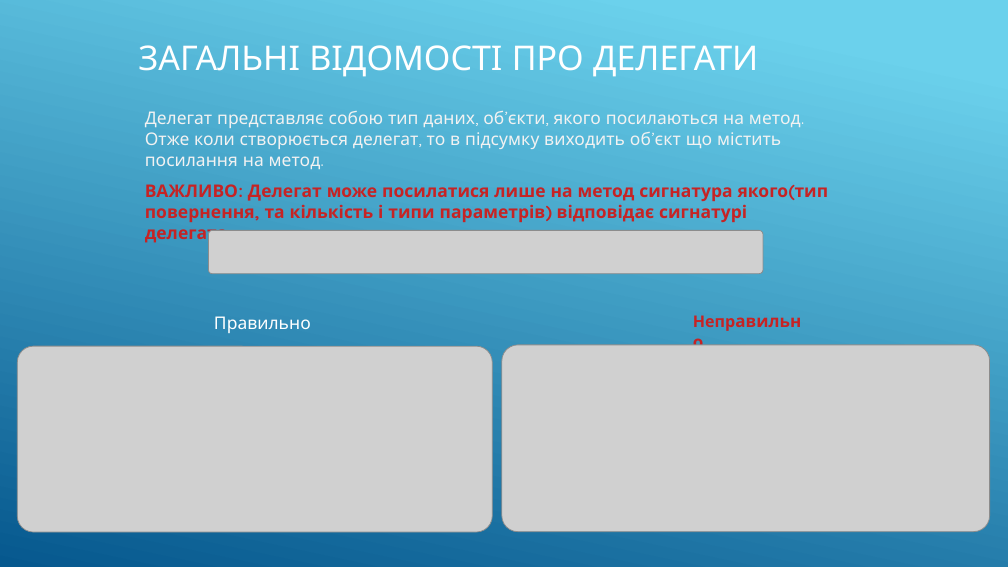
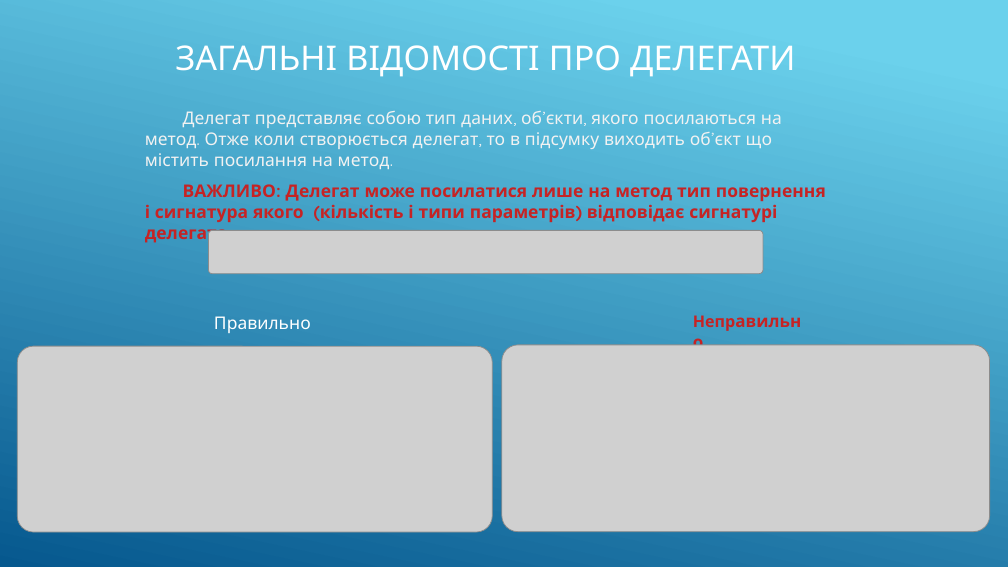
Before and after one commit to MaryanDev/ang2, a slide deck: slide 4 of LogosDelegatesLecture.pptx. Drawn at 1008x567 pixels with LibreOffice and Linux fonts; fonts in the diff are those of the drawing; grey boxes stand for pictures. Boxes give left, top, right and bottom in pixels: in the first picture for what was removed or moved away, otherwise in the second. Text is boxed around its words. In the diff, an @@ line names an element or a change of style, - is before the commit and + after.

```diff
--- a/LogosDelegatesLecture.pptx
+++ b/LogosDelegatesLecture.pptx
@@ title "ЗАГАЛЬНІ ВІДОМОСТІ ПРО ДЕЛЕГАТИ": place and size @@
-title "ЗАГАЛЬНІ ВІДОМОСТІ ПРО ДЕЛЕГАТИ" at box(309, 45, 758, 77)
+title "ЗАГАЛЬНІ ВІДОМОСТІ ПРО ДЕЛЕГАТИ" at box(346, 45, 795, 77)
@@ text at box(145, 184, 826, 222): text changed @@
-ВАЖЛИВО: Делегат може посилатися лише на метод сигнатура якого(тип повернення, та кількість і типи параметрів) відповідає сигнатурі делегата.
+ВАЖЛИВО: Делегат може посилатися лише на метод тип повернення і сигнатура якого (кількість і типи параметрів) відповідає сигнатурі делегата.
```
Also in this commit, not shown: 7 other slides changed, 1 slide added.
